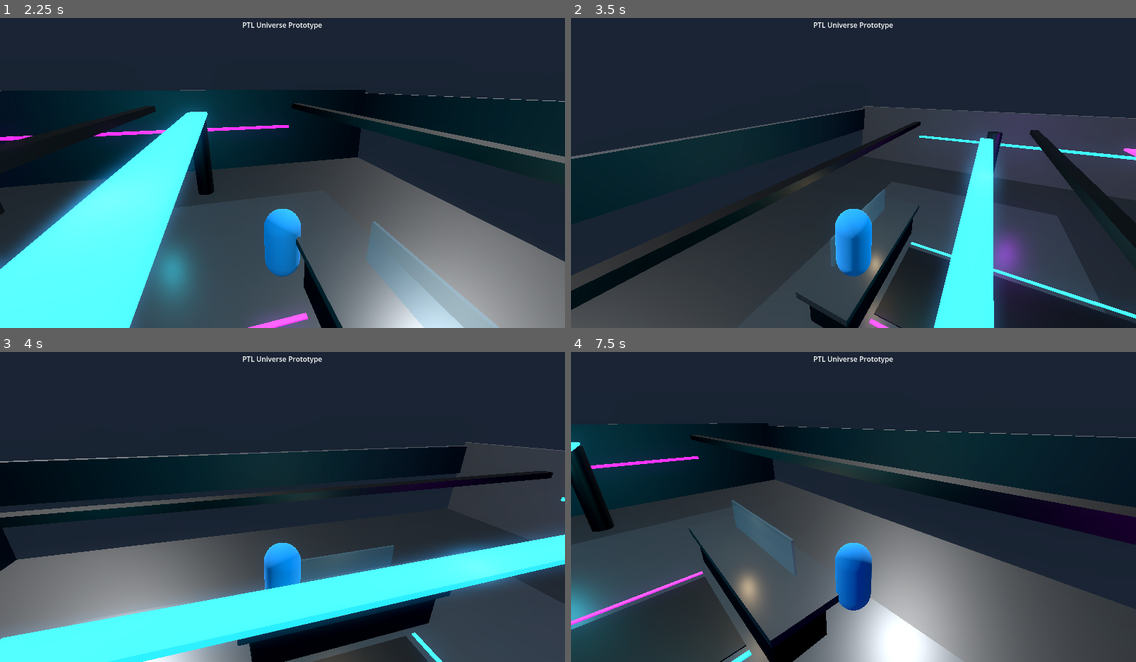
Above: before the commit, frames 1-4 (two rows, left to right).
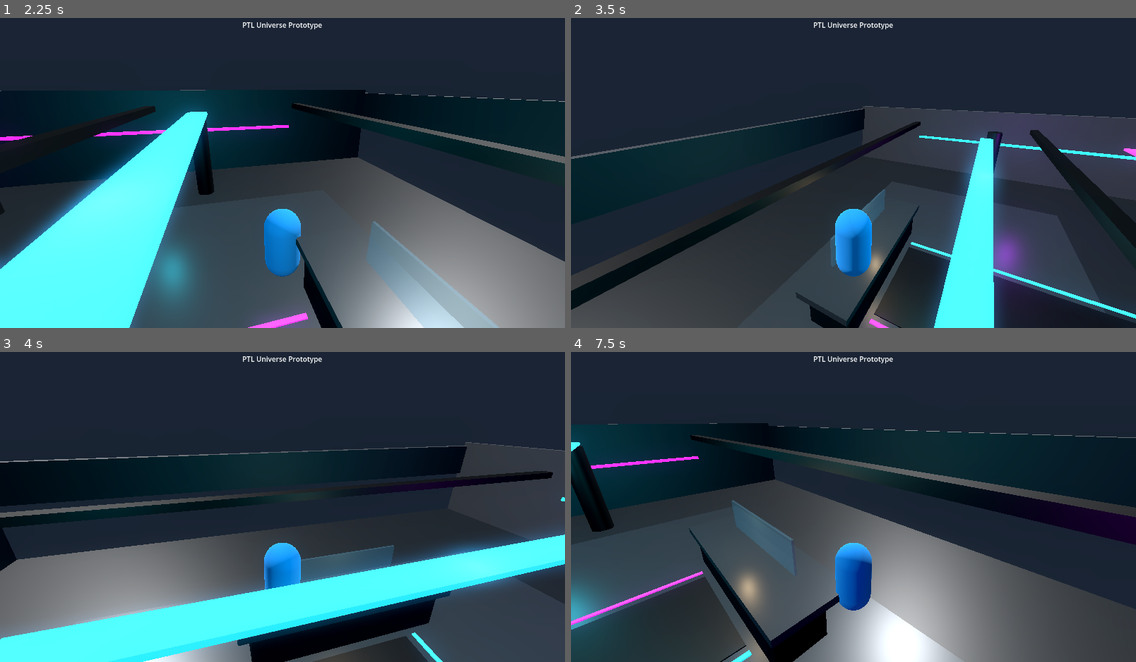
Above: after the commit, the same moments.

Repository: Bparker81597/PTL-Universe
Game: Godot game, scene res://scenes/main/Main.tscn
The game is run twice, just before and just after one commit, with the same random seed, the same clock (stepped at 60 frames per second) and the same inputs.
Inputs:
- Up to frame 1 (2.25 s): tap Enter at 0.5 s; hold D (move_right) 0.53-1.28 s; hold E (interact, bound only after the commit) 0.53-1.28 s; tap Space (jump) at 0.77, 1.52 s; hold S (move_back) 1.28-2.03 s; tap E (interact, bound only after the commit) at 1.35 s; hold D (move_right) from 2.03 s (still down); hold E (interact, bound only after the commit) from 2.03 s (still down)
- Up to frame 2 (3.5 s): release D (move_right) at 2.78 s; release E (interact, bound only after the commit) at 2.78 s; hold W (move_forward) from 2.78 s (still down); tap E (interact, bound only after the commit) at 2.85 s; tap Space (jump) at 3.02 s
- Up to frame 3 (4 s): release W (move_forward) at 3.53 s; hold A (move_left) from 3.53 s (still down); hold E (interact, bound only after the commit) from 3.53 s (still down); tap Space (jump) at 3.77 s
- Up to frame 4 (7.5 s): tap Escape (ui_cancel) at 4.15 s; release E (interact, bound only after the commit) at 4.28 s; tap E (interact, bound only after the commit) at 4.35, 5.85, 7.35 s; tap Space (jump) at 4.52, 6.02, 6.77 s; release A (move_left) at 5.03 s; hold S (move_back) 5.03-5.78 s; hold E (interact, bound only after the commit) 5.03-5.78 s; hold D (move_right) 5.78-6.53 s; hold W (move_forward) 6.53-7.28 s; hold E (interact, bound only after the commit) 6.53-7.28 s; hold D (move_right) from 7.28 s (still down)

Frame 1 is identical in both runs. In frame 2, less than 0.1% of the frame differs, in the area x 0-98%, y 29-100%; in frame 3, less than 0.1%, in the area x 1-100%, y 30-100%; in frame 4, less than 0.1%.

Commit message:
Add Nexus interaction and travel menu

Diff:
--- a/project.godot
+++ b/project.godot
@@ -47,3 +47,8 @@
 "events": [Object(InputEventKey,"resource_local_to_scene":false,"resource_name":"","device":-1,"window_id":0,"alt_press …(190 unchanged characters)…
 ]
 }
+interact={
+"deadzone": 0.5,
+"events": [Object(InputEventKey,"resource_local_to_scene":false,"resource_name":"","device":-1,"window_id":0,"alt_pressed":false,"shift_pressed":false,"ctrl_pressed":false,"meta_pressed":false,"pressed":false,"keycode":69,"physical_keycode":0,"key_label":0,"unicode":101,"location":0,"echo":false,"script":null)
+]
+}
--- a/scenes/characters/Player.tscn
+++ b/scenes/characters/Player.tscn
@@ -13,7 +13,7 @@
 [sub_resource type="StandardMaterial3D" id="StandardMaterial3D_player"]
 albedo_color = Color(0.1, 0.6, 1, 1)
 
-[node name="Player" type="CharacterBody3D"]
+[node name="Player" type="CharacterBody3D" groups=["player"]]
 script = ExtResource("1_player_script")
 
 [node name="CollisionShape3D" type="CollisionShape3D" parent="."]
--- a/scenes/main/Main.tscn
+++ b/scenes/main/Main.tscn
@@ -1,8 +1,9 @@
-[gd_scene load_steps=4 format=3 uid="uid://ptl_main_scene"]
+[gd_scene load_steps=5 format=3 uid="uid://ptl_main_scene"]
 
 [ext_resource type="PackedScene" path="res://scenes/worlds/PTL_HQ.tscn" id="1_ptl_hq"]
 [ext_resource type="PackedScene" path="res://scenes/characters/Player.tscn" id="2_player"]
 [ext_resource type="PackedScene" path="res://scenes/ui/PrototypeUI.tscn" id="3_ui"]
+[ext_resource type="PackedScene" path="res://scenes/ui/nexus_menu.tscn" id="4_nexus_menu"]
 
 [node name="Main" type="Node3D"]
 
@@ -16,3 +17,5 @@
 light_energy = 1.4
 
 [node name="PrototypeUI" parent="." instance=ExtResource("3_ui")]
+
+[node name="NexusMenu" parent="." instance=ExtResource("4_nexus_menu")]
--- /dev/null
+++ b/scenes/ui/nexus_menu.tscn
@@ -0,0 +1,120 @@
+[gd_scene load_steps=4 format=3 uid="uid://ptl_nexus_menu"]
+
+[ext_resource type="Script" path="res://scripts/nexus_menu.gd" id="1_nexus_menu"]
+
+[sub_resource type="StyleBoxFlat" id="StyleBoxFlat_prompt"]
+bg_color = Color(0.035, 0.055, 0.075, 0.94)
+border_width_left = 2
+border_width_top = 2
+border_width_right = 2
+border_width_bottom = 2
+border_color = Color(0.12, 0.85, 0.95, 0.9)
+corner_radius_top_left = 4
+corner_radius_top_right = 4
+corner_radius_bottom_right = 4
+corner_radius_bottom_left = 4
+
+[sub_resource type="StyleBoxFlat" id="StyleBoxFlat_menu"]
+bg_color = Color(0.035, 0.045, 0.07, 0.98)
+border_width_left = 2
+border_width_top = 2
+border_width_right = 2
+border_width_bottom = 2
+border_color = Color(0.55, 0.18, 0.95, 0.9)
+corner_radius_top_left = 6
+corner_radius_top_right = 6
+corner_radius_bottom_right = 6
+corner_radius_bottom_left = 6
+
+[node name="NexusMenu" type="CanvasLayer" groups=["nexus_menu"]]
+process_mode = 3
+layer = 10
+script = ExtResource("1_nexus_menu")
+
+[node name="PromptPanel" type="PanelContainer" parent="."]
+anchors_preset = 7
+anchor_left = 0.5
+anchor_top = 1.0
+anchor_right = 0.5
+anchor_bottom = 1.0
+offset_left = -170.0
+offset_top = -96.0
+offset_right = 170.0
+offset_bottom = -48.0
+theme_override_styles/panel = SubResource("StyleBoxFlat_prompt")
+
+[node name="MarginContainer" type="MarginContainer" parent="PromptPanel"]
+theme_override_constants/margin_left = 18
+theme_override_constants/margin_top = 10
+theme_override_constants/margin_right = 18
+theme_override_constants/margin_bottom = 10
+
+[node name="PromptLabel" type="Label" parent="PromptPanel/MarginContainer"]
+text = "Press E to access The Nexus"
+horizontal_alignment = 1
+vertical_alignment = 1
+
+[node name="MenuOverlay" type="ColorRect" parent="."]
+anchors_preset = 15
+anchor_right = 1.0
+anchor_bottom = 1.0
+mouse_filter = 0
+color = Color(0.01, 0.015, 0.03, 0.78)
+
+[node name="CenterContainer" type="CenterContainer" parent="MenuOverlay"]
+layout_mode = 1
+anchors_preset = 15
+anchor_right = 1.0
+anchor_bottom = 1.0
+grow_horizontal = 2
+grow_vertical = 2
+
+[node name="MenuPanel" type="PanelContainer" parent="MenuOverlay/CenterContainer"]
+custom_minimum_size = Vector2(390, 0)
+layout_mode = 2
+theme_override_styles/panel = SubResource("StyleBoxFlat_menu")
+
+[node name="MarginContainer" type="MarginContainer" parent="MenuOverlay/CenterContainer/MenuPanel"]
+layout_mode = 2
+theme_override_constants/margin_left = 32
+theme_override_constants/margin_top = 28
+theme_override_constants/margin_right = 32
+theme_override_constants/margin_bottom = 28
+
+[node name="MenuContent" type="VBoxContainer" parent="MenuOverlay/CenterContainer/MenuPanel/MarginContainer"]
+layout_mode = 2
+theme_override_constants/separation = 12
+
+[node name="TitleLabel" type="Label" parent="MenuOverlay/CenterContainer/MenuPanel/MarginContainer/MenuContent"]
+layout_mode = 2
+theme_override_font_sizes/font_size = 28
+text = "THE NEXUS"
+horizontal_alignment = 1
+
+[node name="InstructionLabel" type="Label" parent="MenuOverlay/CenterContainer/MenuPanel/MarginContainer/MenuContent"]
+layout_mode = 2
+text = "Select a destination"
+horizontal_alignment = 1
+
+[node name="Separator" type="HSeparator" parent="MenuOverlay/CenterContainer/MenuPanel/MarginContainer/MenuContent"]
+layout_mode = 2
+
+[node name="CodeverseButton" type="Button" parent="MenuOverlay/CenterContainer/MenuPanel/MarginContainer/MenuContent"]
+custom_minimum_size = Vector2(0, 46)
+layout_mode = 2
+text = "Codeverse City"
+
+[node name="NovaToneButton" type="Button" parent="MenuOverlay/CenterContainer/MenuPanel/MarginContainer/MenuContent"]
+custom_minimum_size = Vector2(0, 46)
+layout_mode = 2
+text = "NovaTone Studio"
+
+[node name="NovaCanvasButton" type="Button" parent="MenuOverlay/CenterContainer/MenuPanel/MarginContainer/MenuContent"]
+custom_minimum_size = Vector2(0, 46)
+layout_mode = 2
+text = "NovaCanvas Loft"
+
+[node name="CancelButton" type="Button" parent="MenuOverlay/CenterContainer/MenuPanel/MarginContainer/MenuContent"]
+custom_minimum_size = Vector2(0, 42)
+layout_mode = 2
+text = "Cancel"
--- a/scenes/worlds/PTL_HQ.tscn
+++ b/scenes/worlds/PTL_HQ.tscn
@@ -1,4 +1,6 @@
-[gd_scene load_steps=17 format=3 uid="uid://ptl_hq_scene"]
+[gd_scene load_steps=19 format=3 uid="uid://ptl_hq_scene"]
+
+[ext_resource type="Script" path="res://systems/portals/nexus_portal.gd" id="1_nexus_portal"]
 
 [sub_resource type="Environment" id="Environment_hq"]
 background_mode = 1
@@ -29,6 +31,9 @@
 radius = 1.55
 height = 3.1
 
+[sub_resource type="SphereShape3D" id="SphereShape3D_nexus_interaction"]
+radius = 4.0
+
 [sub_resource type="StandardMaterial3D" id="StandardMaterial3D_floor"]
 albedo_color = Color(0.12, 0.14, 0.16, 1)
 roughness = 0.42
@@ -426,6 +431,12 @@
 light_energy = 7.0
 omni_range = 10.0
 
+[node name="InteractionArea" type="Area3D" parent="TheNexusRoom/TheNexus"]
+script = ExtResource("1_nexus_portal")
+
+[node name="CollisionShape3D" type="CollisionShape3D" parent="TheNexusRoom/TheNexus/InteractionArea"]
+shape = SubResource("SphereShape3D_nexus_interaction")
+
 [node name="PortalBackGlow" type="MeshInstance3D" parent="TheNexusRoom"]
 position = Vector3(0, 2.35, -3.1)
 scale = Vector3(7, 4.1, 0.12)
--- /dev/null
+++ b/scripts/nexus_menu.gd
@@ -0,0 +1,58 @@
+extends CanvasLayer
+
+## Controls the Nexus interaction prompt and the first placeholder travel menu.
+## Destination buttons only print debug messages until real worlds are added.
+
+@onready var prompt_panel: PanelContainer = $PromptPanel
+@onready var prompt_label: Label = $PromptPanel/MarginContainer/PromptLabel
+@onready var menu_overlay: ColorRect = $MenuOverlay
+@onready var codeverse_button: Button = $MenuOverlay/CenterContainer/MenuPanel/MarginContainer/MenuContent/CodeverseButton
+@onready var novatone_button: Button = $MenuOverlay/CenterContainer/MenuPanel/MarginContainer/MenuContent/NovaToneButton
+@onready var novacanvas_button: Button = $MenuOverlay/CenterContainer/MenuPanel/MarginContainer/MenuContent/NovaCanvasButton
+@onready var cancel_button: Button = $MenuOverlay/CenterContainer/MenuPanel/MarginContainer/MenuContent/CancelButton
+
+var player_is_nearby: bool = false
+
+
+func _ready() -> void:
+	codeverse_button.pressed.connect(_on_destination_selected.bind("Codeverse City"))
+	novatone_button.pressed.connect(_on_destination_selected.bind("NovaTone Studio"))
+	novacanvas_button.pressed.connect(_on_destination_selected.bind("NovaCanvas Loft"))
+	cancel_button.pressed.connect(close_menu)
+
+	prompt_panel.hide()
+	menu_overlay.hide()
+
+
+func _unhandled_input(event: InputEvent) -> void:
+	# Escape closes the travel menu without selecting a destination.
+	if menu_overlay.visible and event.is_action_pressed("ui_cancel"):
+		close_menu()
+		get_viewport().set_input_as_handled()
+
+
+func set_interaction_prompt(is_visible: bool, message: String) -> void:
+	player_is_nearby = is_visible
+	prompt_label.text = message
+	prompt_panel.visible = is_visible and not menu_overlay.visible
+
+
+func open_menu() -> void:
+	if menu_overlay.visible:
+		return
+
+	prompt_panel.hide()
+	menu_overlay.show()
+	codeverse_button.grab_focus()
+	get_tree().paused = true
+
+
+func close_menu() -> void:
+	get_tree().paused = false
+	menu_overlay.hide()
+	prompt_panel.visible = player_is_nearby
+
+
+func _on_destination_selected(destination_name: String) -> void:
+	print("Nexus travel selected: %s" % destination_name)
+	close_menu()
--- /dev/null
+++ b/systems/portals/nexus_portal.gd
@@ -0,0 +1,45 @@
+extends Area3D
+
+## Detects when the player is close enough to interact with The Nexus.
+## The portal asks the shared Nexus menu to show a prompt or open the menu.
+
+@export var prompt_text: String = "Press E to access The Nexus"
+
+var player_nearby: bool = false
+var nexus_menu: CanvasLayer
+
+
+func _ready() -> void:
+	body_entered.connect(_on_body_entered)
+	body_exited.connect(_on_body_exited)
+	nexus_menu = get_tree().get_first_node_in_group("nexus_menu") as CanvasLayer
+
+	if nexus_menu == null:
+		push_warning("The Nexus could not find a node in the 'nexus_menu' group.")
+
+
+func _unhandled_input(event: InputEvent) -> void:
+	if not player_nearby or nexus_menu == null:
+		return
+
+	if event.is_action_pressed("interact") and nexus_menu.has_method("open_menu"):
+		nexus_menu.open_menu()
+		get_viewport().set_input_as_handled()
+
+
+func _on_body_entered(body: Node3D) -> void:
+	if not body.is_in_group("player"):
+		return
+
+	player_nearby = true
+	if nexus_menu != null and nexus_menu.has_method("set_interaction_prompt"):
+		nexus_menu.set_interaction_prompt(true, prompt_text)
+
+
+func _on_body_exited(body: Node3D) -> void:
+	if not body.is_in_group("player"):
+		return
+
+	player_nearby = false
+	if nexus_menu != null and nexus_menu.has_method("set_interaction_prompt"):
+		nexus_menu.set_interaction_prompt(false, prompt_text)
Not shown, added: scripts/nexus_menu.gd.uid
Not shown, added: systems/portals/nexus_portal.gd.uid
Not shown, changed: README.md
Not shown, changed: docs/prototype_overview.md
